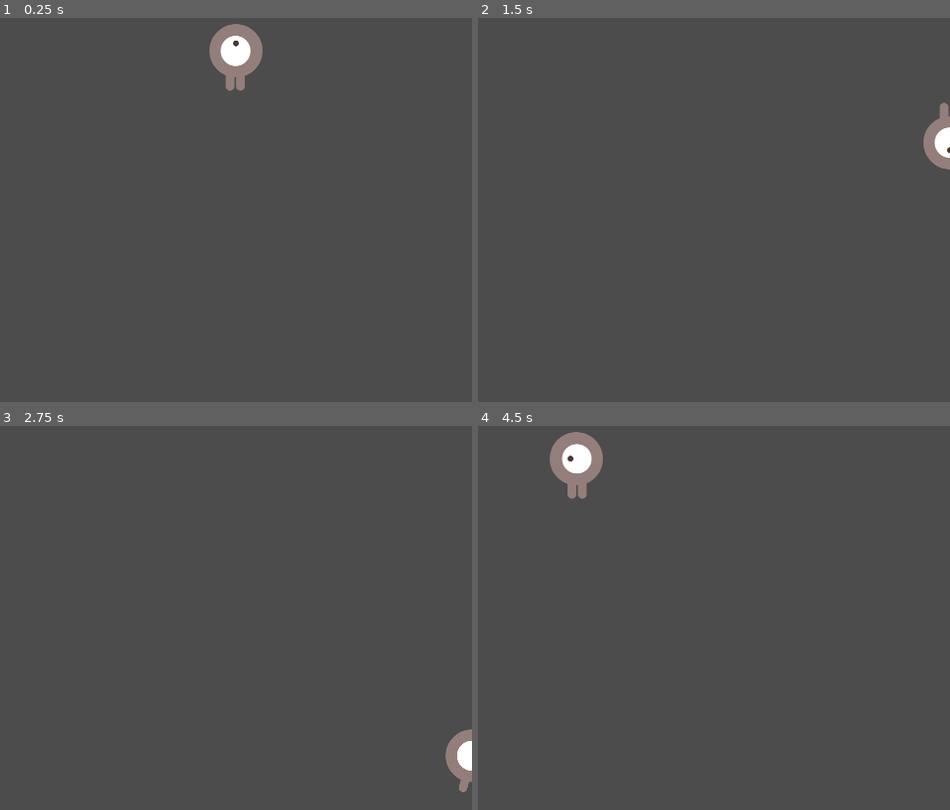
Above: before the commit, frames 1-4 (two rows, left to right).
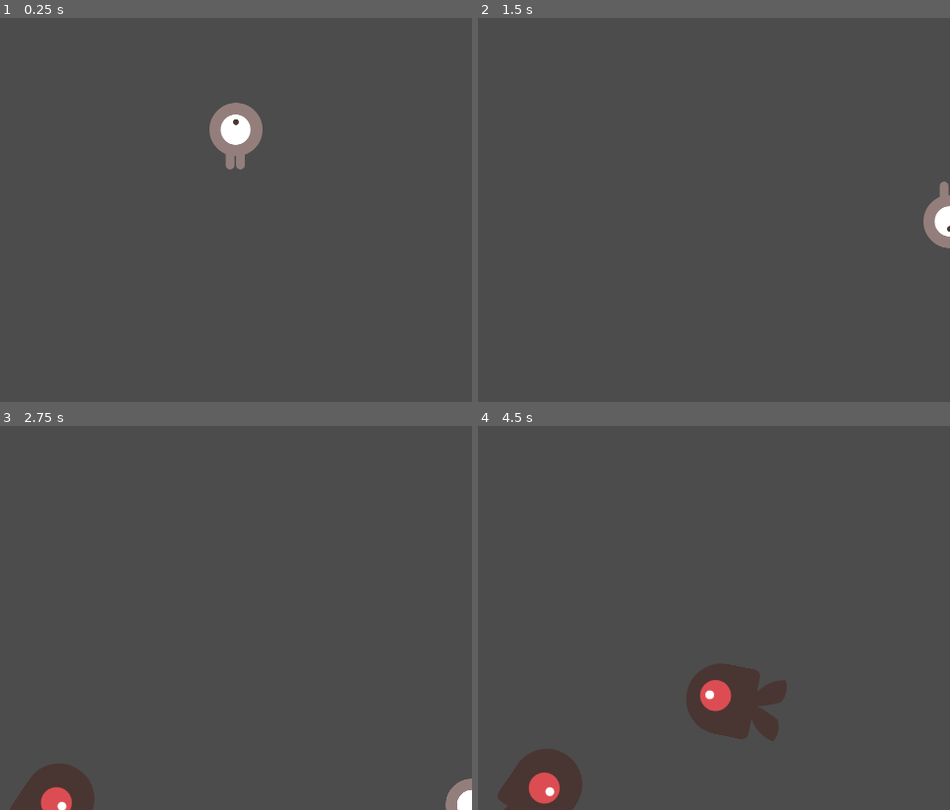
Above: after the commit, the same moments.

Repository: RobertMaklowicz333/projektowanie-gier-video
Game: Godot game, scene res://Main.tscn
Two runs of this game, one before a commit and one after it. Both use one fixed random seed, a clock stepped at 60 frames per second and the inputs below. Before the commit the project starts from res://Player.tscn.
Inputs:
- Up to frame 1 (0.25 s): no input
- Up to frame 2 (1.5 s): tap Enter at 0.5 s; hold Right (ui_right) 0.53-1.28 s; hold Down (ui_down) from 1.28 s (still down)
- Up to frame 3 (2.75 s): release Down (ui_down) at 2.03 s; hold Right (ui_right) from 2.03 s (still down)
- Up to frame 4 (4.5 s): release Right (ui_right) at 2.78 s; hold Up (ui_up) 2.78-3.53 s; hold Left (ui_left) from 3.53 s (still down)

The runs differ from the first frame. In frame 1, 2.7% of the frame differs, in the area x 44-56%, y 1-40%; in frame 2, 1.4%; in frame 3, 2.5%; in frame 4, 6.5%, in the area x 4-66%, y 1-100%.

Commit message:
ustawiłam Main jako scenę główną
jakoś mi to wcześniej na myśl nie przyszło ;'). Nadal jednak jest problem z tym, że mi się gracz nie respawnuje po skuciu

Diff:
--- a/06.11.2020/project.godot
+++ b/06.11.2020/project.godot
@@ -16,7 +16,7 @@
 [application]
 
 config/name="06 . 11 . 2020"
-run/main_scene="res://Player.tscn"
+run/main_scene="res://Main.tscn"
 config/icon="res://icon.png"
 
 [display]
